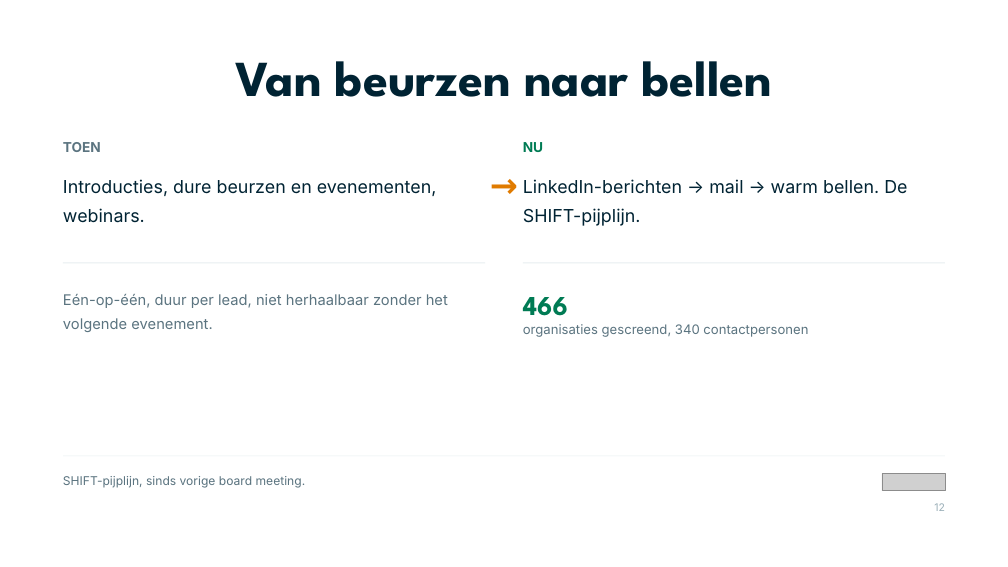
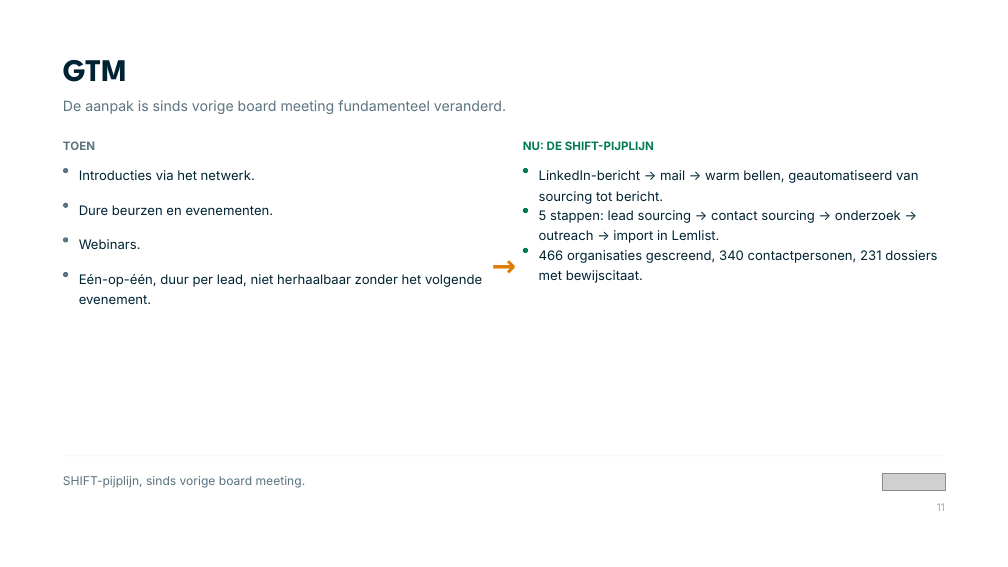
Before and after one commit to Dante-Eduface/Claude, a slide deck: slide 11 of GTM/board-meeting-q3-2026/deck/eduface-board-q3-2026-bewerkbaar.pptx (slide 12 before the commit). Drawn at 1008x567 pixels with LibreOffice and Linux fonts; fonts in the diff are those of the drawing; grey boxes stand for pictures. Boxes give left, top, right and bottom in pixels: in the first picture for what was removed or moved away, otherwise in the second. Text is boxed around its words. In the diff, an @@ line names an element or a change of style, - is before the commit and + after.

```diff
--- a/GTM/board-meeting-q3-2026/deck/eduface-board-q3-2026-bewerkbaar.pptx
+++ b/GTM/board-meeting-q3-2026/deck/eduface-board-q3-2026-bewerkbaar.pptx
@@ text added at (63,60,127,82), 30 pt, text #002333, bold @@
+GTM
@@ text removed at (235,61,773,97) @@
-Van beurzen naar bellen
@@ text added at (63,100,506,114), 13.5 pt, text #5B7480 @@
+De aanpak is sinds vorige board meeting fundamenteel veranderd.
@@ text "TOEN" at (63,141,95,150): size 13 to 11 pt @@
@@ text at (523,141,654,150): text changed; size 13 to 11 pt @@
-NU
+NU: DE SHIFT-PIJPLIJN
@@ rounded rectangle added at (63,168,68,173), fill #5B7480 @@
@@ text added at (79,170,255,180), 12.5 pt, text #002333 @@
+Introducties via het netwerk.
@@ rounded rectangle added at (523,168,529,173), fill #007B54 @@
@@ text at (539,170,918,204): text changed; size 17 to 12.5 pt @@
-LinkedIn-berichten → mail → warm bellen. De SHIFT-pijplijn.
+LinkedIn-bericht → mail → warm bellen, geautomatiseerd van sourcing tot bericht.
@@ rounded rectangle added at (63,203,68,208), fill #5B7480 @@
@@ text at (79,205,274,215): text changed; size 17 to 12.5 pt @@
-Introducties, dure beurzen en evenementen, webinars.
+Dure beurzen en evenementen.
@@ rounded rectangle added at (523,208,529,213), fill #007B54 @@
@@ rounded rectangle added at (63,237,68,243), fill #5B7480 @@
@@ text added at (79,239,141,249), 12.5 pt, text #002333 @@
+Webinars.
@@ text added at (539,210,901,243), 12.5 pt, text #002333 @@
+5 stappen: lead sourcing → contact sourcing → onderzoek → outreach → import in Lemlist.
@@ rectangle removed at (63,262,485,263) @@
@@ text "Eén-op-één, duur per lead, niet ...": place and size @@
-text "Eén-op-één, duur per lead, niet ..." at (63,294,448,332)
+text "Eén-op-één, duur per lead, niet ..." at (79,274,482,304)
@@ text "Eén-op-één, duur per lead, niet ..." at (79,274,482,304): size 14 to 12.5 pt, text colour #5B7480 to #002333; line spacing 1.4 to 1.3 @@
@@ text "→": place and size @@
-text "→" at (483,157,526,209)
+text "→" at (488,241,520,273)
@@ text "→" at (488,241,520,273): size 32 to 28 pt @@
@@ rectangle removed at (523,262,945,263) @@
@@ rounded rectangle added at (523,248,529,253), fill #007B54 @@
@@ text at (539,250,937,283): text changed; text colour #5B7480 to #002333 @@
-organisaties gescreend, 340 contactpersonen
+466 organisaties gescreend, 340 contactpersonen, 231 dossiers met bewijscitaat.
@@ rounded rectangle added at (63,272,68,278), fill #5B7480 @@
@@ text removed at (523,297,568,316) @@
-466
@@ text at (937,503,945,511): text changed @@
-12
+11
```
Also in this commit, not shown: 5 other slides changed, 6 slides added, 7 slides removed, 36 other files.
